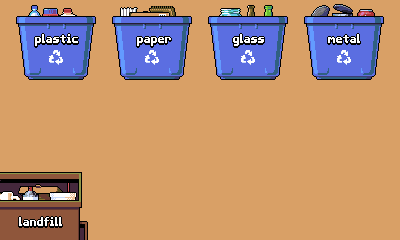
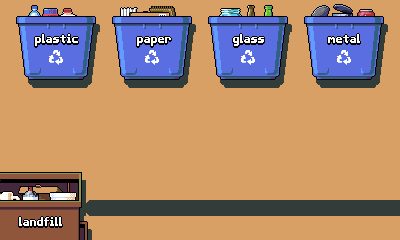
Layers edited between the first and the second 400x240 image:
added layer "Shadows" above "bg" over left=28, top=24, right=400, bottom=240
